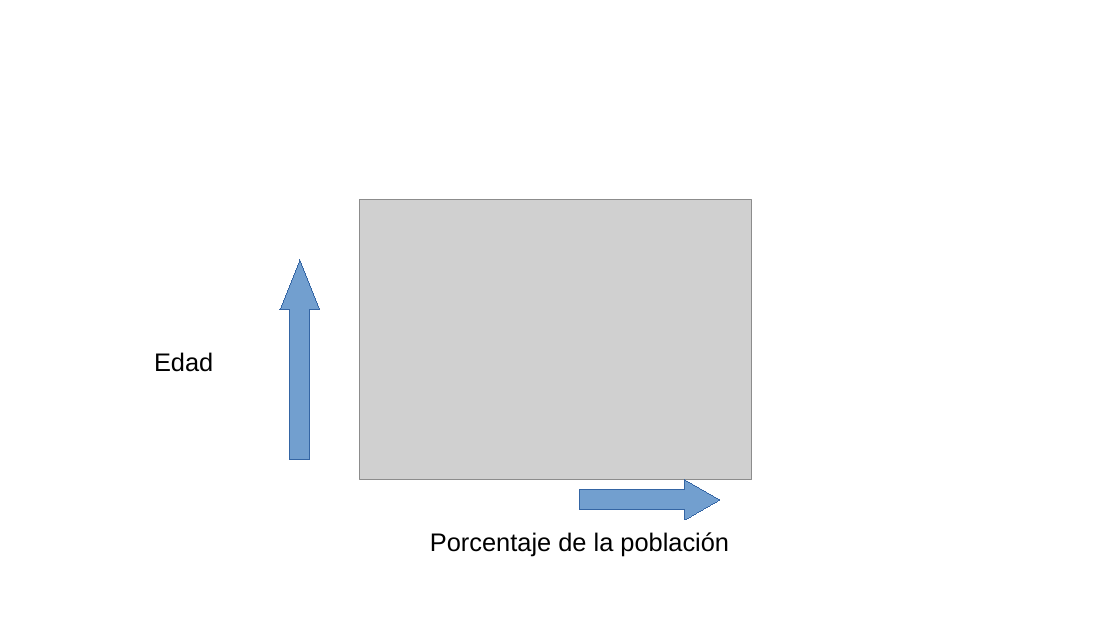
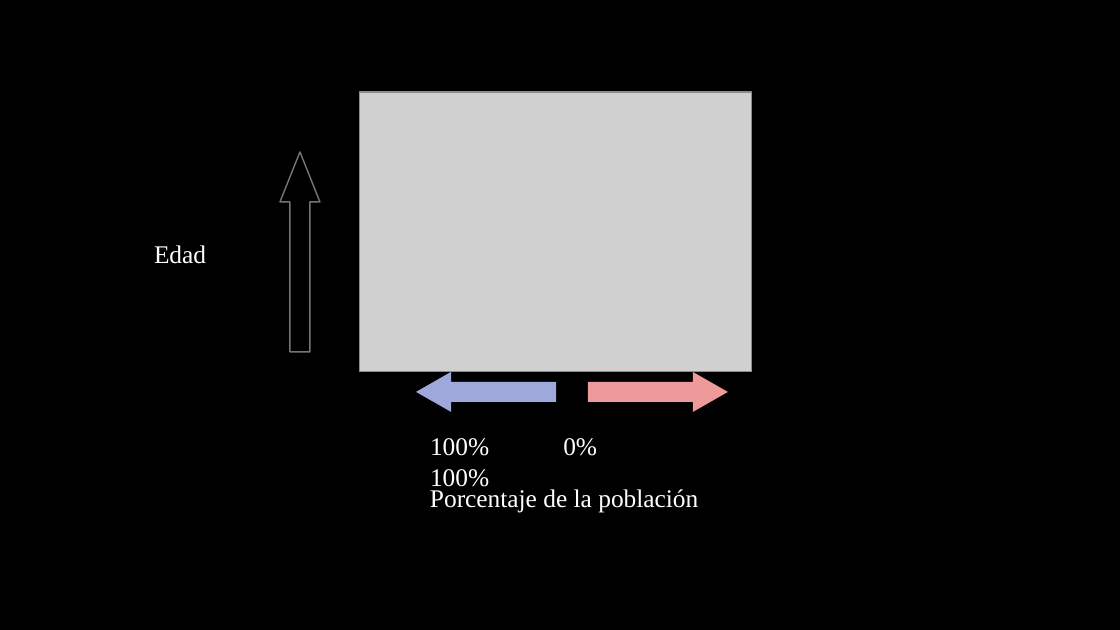
Before and after one commit to gerardommc/Ecologia-poblaciones, a slide deck: slide 14 of Unidad-1/Ciclos-vida.odp. Drawn at 1120x630 pixels with LibreOffice and Linux fonts; fonts in the diff are those of the drawing; grey boxes stand for pictures. Boxes give left, top, right and bottom in pixels: in the first picture for what was removed or moved away, otherwise in the second. Text is boxed around its words. In the diff, an @@ line names an element or a change of style, - is before the commit and + after.

```diff
--- a/Unidad-1/Ciclos-vida.odp
+++ b/Unidad-1/Ciclos-vida.odp
@@ background #FFFFFF to #000000 @@
@@ picture: place and size @@
-picture at <box>360,200,752,481</box>
+picture at <box>360,92,752,373</box>
@@ up arrow added at <box>281,152,320,353</box>, outline #757575 0.99 pt @@
@@ text "Edad" at <box>154,245,206,264</box>: font Arial to Times New Roman, text colour #000000 to #FFFFFF @@
@@ text "Edad": place and size @@
-text "Edad" at <box>154,352,213,372</box>
+text "Edad" at <box>154,245,206,264</box>
@@ up arrow removed at <box>281,260,320,460</box> @@
@@ right arrow added at <box>416,372,556,412</box>, fill #9FA8DA @@
@@ right arrow added at <box>588,372,729,412</box>, fill #EF9A9A @@
@@ text added at <box>430,438,597,492</box>, 18 pt, text #FFFFFF @@
+100% 0% 100%
@@ text "Porcentaje de la población": place and size @@
-text "Porcentaje de la población" at <box>430,532,729,557</box>
+text "Porcentaje de la población" at <box>430,489,698,513</box>
@@ text "Porcentaje de la población" at <box>430,489,698,513</box>: font Arial to Times New Roman, text colour #000000 to #FFFFFF @@
@@ right arrow removed at <box>580,480,721,519</box> @@
```
Also in this commit, not shown: 15 other slides changed, 1 other file.
